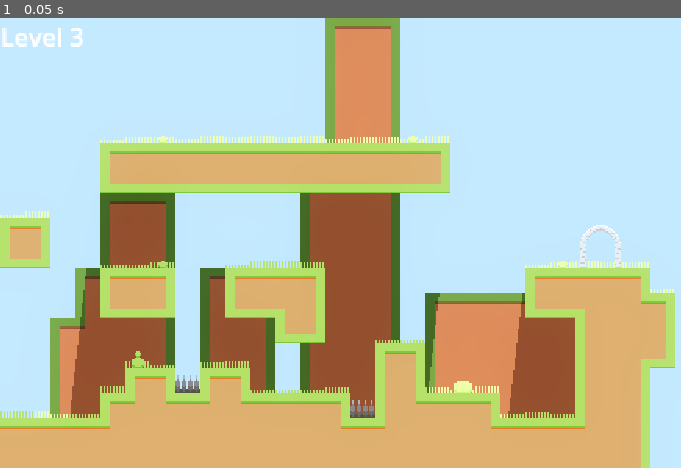
Above: before the commit, frame 1.
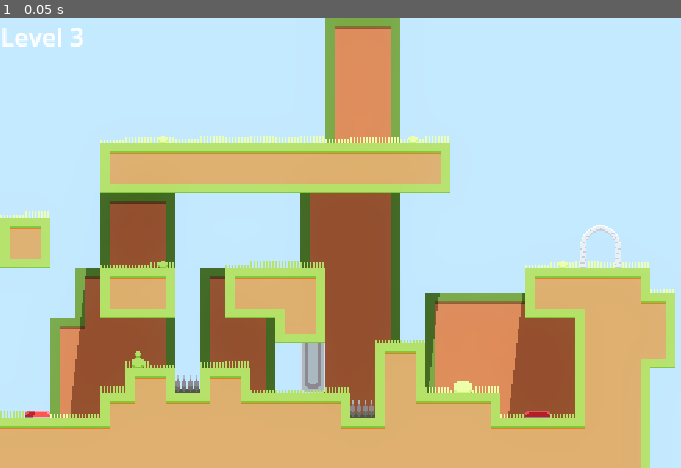
Above: after the commit, the same moment.

Repository: JohannesKoenig/fire-and-water
Game: Godot game, scene res://scenes/levels/level_3.tscn
The game is run twice, just before and just after one commit, with the same random seed, the same clock (stepped at 60 frames per second) and the same inputs. This scene is started directly instead of the project's main scene.
Inputs:
- Up to frame 1 (0.05 s): no input

The runs differ from the first frame. In frame 1, 0.5% of the frame differs, in the area x 3-81%, y 72-89%.

Commit message:
add button and pull up door

Diff:
--- a/game/scenes/levels/level_3.tscn
+++ b/game/scenes/levels/level_3.tscn
@@ -1,9 +1,12 @@
-[gd_scene load_steps=6 format=3 uid="uid://j68iq0ryh8b6"]
+[gd_scene load_steps=9 format=3 uid="uid://j68iq0ryh8b6"]
 
 [ext_resource type="PackedScene" uid="uid://ej6lgkpbihc7" path="res://scenes/levels/level.tscn" id="1_fstps"]
 [ext_resource type="TileSet" uid="uid://brcf8o3fnd5x3" path="res://resources/levels/level_1/level_1_tile_set.tres" id="2_jbmcb"]
 [ext_resource type="Script" path="res://scripts/exit_finish_condition.gd" id="3_a3uxv"]
 [ext_resource type="PackedScene" uid="uid://dqjsv5xo7je51" path="res://scenes/puzzle_elements/spikes/spikes.tscn" id="4_cbm86"]
+[ext_resource type="PackedScene" uid="uid://cqw6044qgk00u" path="res://scenes/puzzle_elements/button/button.tscn" id="5_on1ud"]
+[ext_resource type="Script" path="res://scripts/signal_or_combination.gd" id="6_nvdwu"]
+[ext_resource type="PackedScene" uid="uid://bbk6gw0yvmspf" path="res://scenes/puzzle_elements/pull_up_door/pull_up_door.tscn" id="7_0yjtf"]
 
 [sub_resource type="RectangleShape2D" id="RectangleShape2D_ial11"]
 size = Vector2(1832, 20)
@@ -20,6 +23,9 @@
 [node name="WaterSpawnPoint" parent="." index="2"]
 position = Vector2(43, 240)
 
+[node name="Placeholder" parent="." index="3"]
+text = "Level 3"
+
 [node name="Exit" parent="." index="4"]
 position = Vector2(384, 150)
 
@@ -29,6 +35,7 @@
 
 [node name="TileMap" parent="." index="10"]
 tile_set = ExtResource("2_jbmcb")
+layer_0/z_index = -1
 layer_0/tile_data = PackedInt32Array(720913, 524288, 1, 786449, 655360, 1, 851985, 655360, 1, 917521, 655360, 1, 983057 …(4275 unchanged characters)…
 layer_1/tile_data = PackedInt32Array(917509, 131072, 1, 983045, 262144, 3, 917510, 196608, 1, 983046, 65536, 3, 917513, …(4656 unchanged characters)…
 layer_2/tile_data = PackedInt32Array(983040, 196608, 4, 983041, 196608, 4, 983042, 131072, 5, 983043, 131072, 5, 917508 …(981 unchanged characters)…
@@ -43,3 +50,23 @@
 
 [node name="Spikes2" parent="." index="13" instance=ExtResource("4_cbm86")]
 position = Vector2(232, 256)
+
+[node name="Button" parent="." index="14" instance=ExtResource("5_on1ud")]
+position = Vector2(24, 256)
+
+[node name="Button2" parent="." index="15" instance=ExtResource("5_on1ud")]
+position = Vector2(344, 256)
+
+[node name="SignalOrCombination" type="Node" parent="." index="16"]
+script = ExtResource("6_nvdwu")
+
+[node name="PullUpDoor" parent="." index="17" instance=ExtResource("7_0yjtf")]
+z_index = -1
+position = Vector2(200, 240)
+
+[connection signal="button_active" from="Button" to="SignalOrCombination" method="on_signal"]
+[connection signal="button_inactive" from="Button" to="SignalOrCombination" method="off_signal"]
+[connection signal="button_active" from="Button2" to="SignalOrCombination" method="on_signal"]
+[connection signal="button_inactive" from="Button2" to="SignalOrCombination" method="off_signal"]
+[connection signal="off" from="SignalOrCombination" to="PullUpDoor" method="close"]
+[connection signal="on" from="SignalOrCombination" to="PullUpDoor" method="open"]
